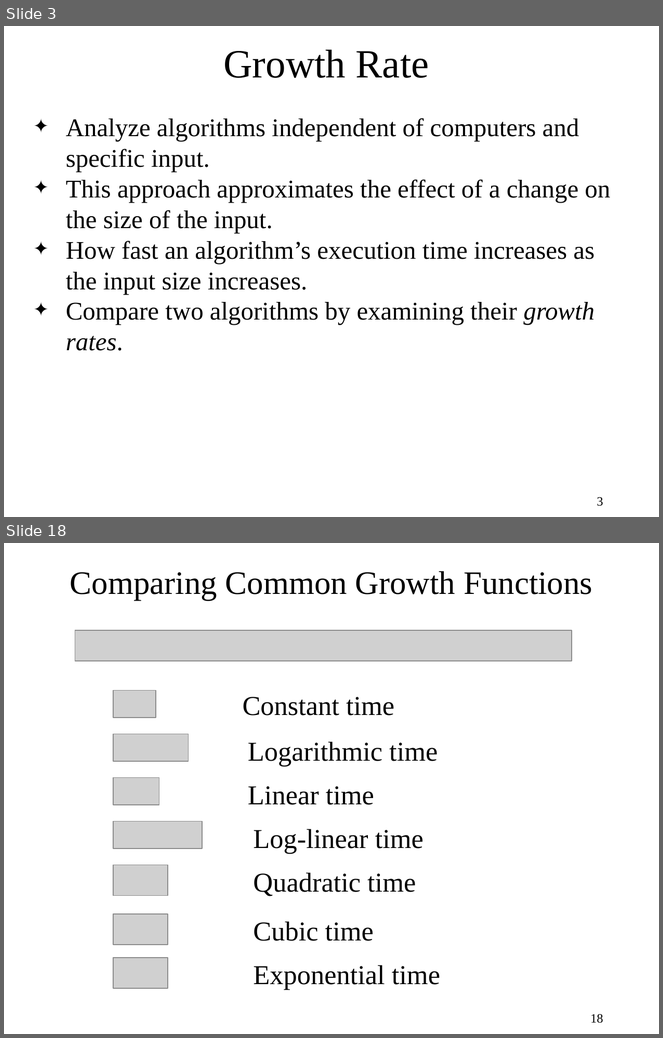
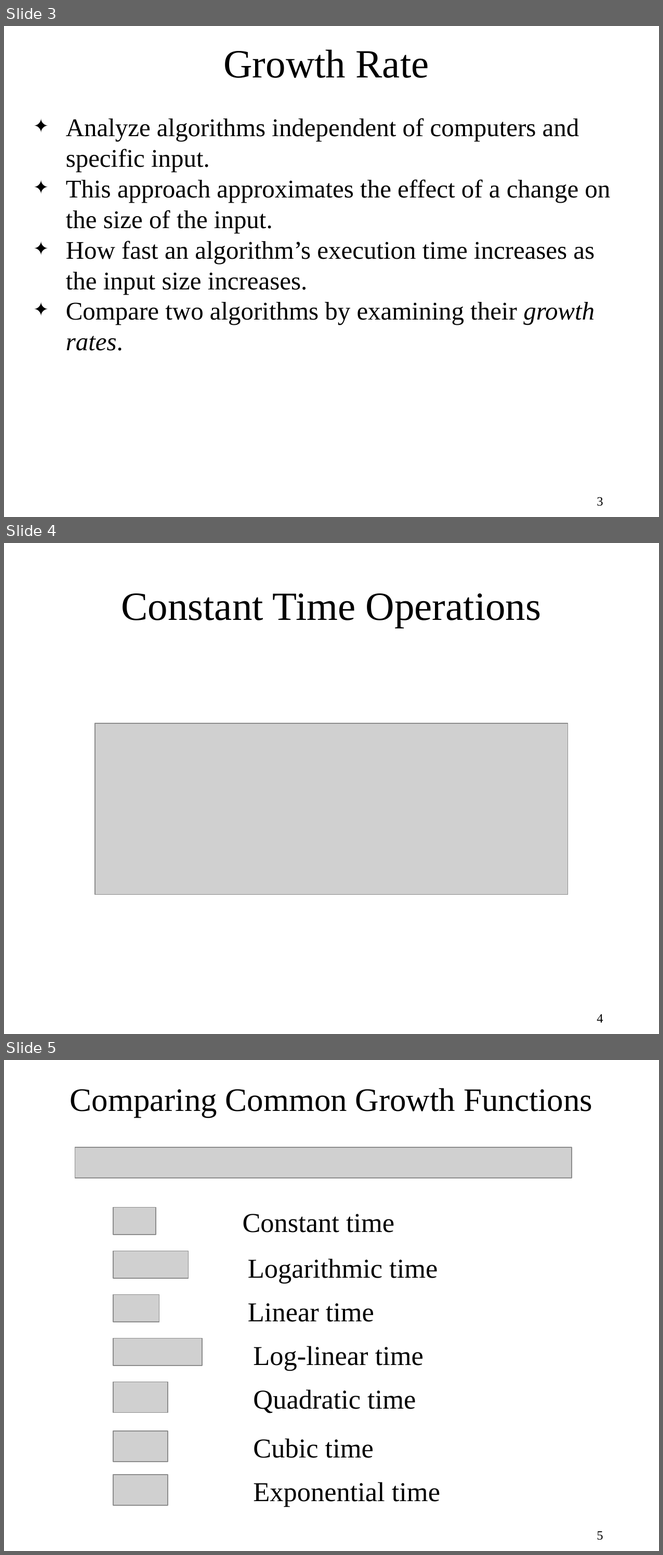
Before and after one commit to bzartoshty/bzartoshty.github.io, a slide deck: COMP182/Lectures/Lecture6/Lecture06.pptx. Shown one above the other, each under a label of ours: slides 3 and 18 before the commit, slides 3, 4 and 5 after it; the slides between them are not shown. The pictures are 663x1038 and 663x1555 pixels, drawn with LibreOffice and Linux fonts; fonts in the diff are those of the drawing; grey boxes stand for pictures. Boxes give left, top, right and bottom in pixels: in the first picture for what was removed or moved away, otherwise in the second. Text is boxed around its words. In the diff, an @@ line names an element or a change of style, - is before the commit and + after.

```diff
--- a/COMP182/Lectures/Lecture6/Lecture06.pptx
+++ b/COMP182/Lectures/Lecture6/Lecture06.pptx
@@ slide 4 added at (x1=4, y1=543, x2=659, y2=1034), background #FFFFFF @@
@@ title added at (x1=121, y1=593, x2=542, y2=628), 44 pt, text #000000 @@
+Constant Time Operations
@@ picture added at (x1=95, y1=724, x2=568, y2=895) @@
@@ page number added at (x1=597, y1=1015, x2=603, y2=1023), 14 pt, text #000000 @@
+4
@@ what was slide 18 is now slide 5 @@
@@ page number at (x1=597, y1=1532, x2=603, y2=1540): text changed @@
-18
+5
```
Also in this commit, not shown: 1 slide changed, 7 other slides added, 1 other file.
